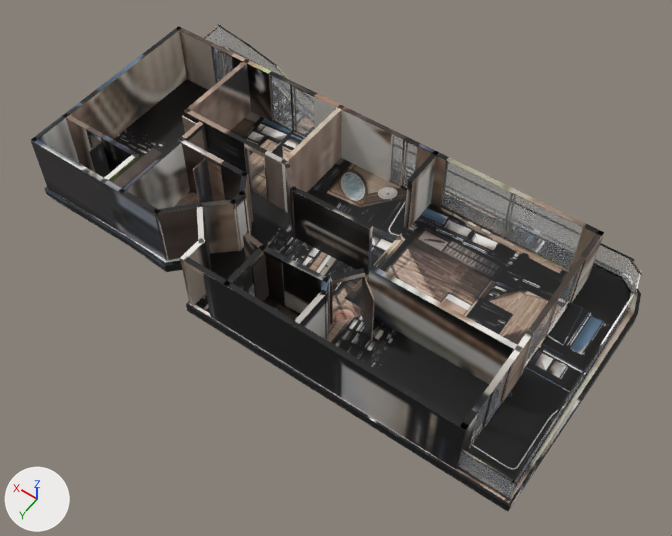
One commit to the glTF model akasya-3d/kent-37/model.glb: the scene before it, then after it.
Both versions are drawn from a 50 mm lens placed at (-11.5, 16.2, 23.5), pointed at (-0.8, 1.2, -0.1). Lighting does not change. The marker at lower left points along +X, +Y and +Z. The first picture is the older version. Where no turn or scale is listed for an object, it has been applied to the vertices. Vertices at exactly the same position are counted once.
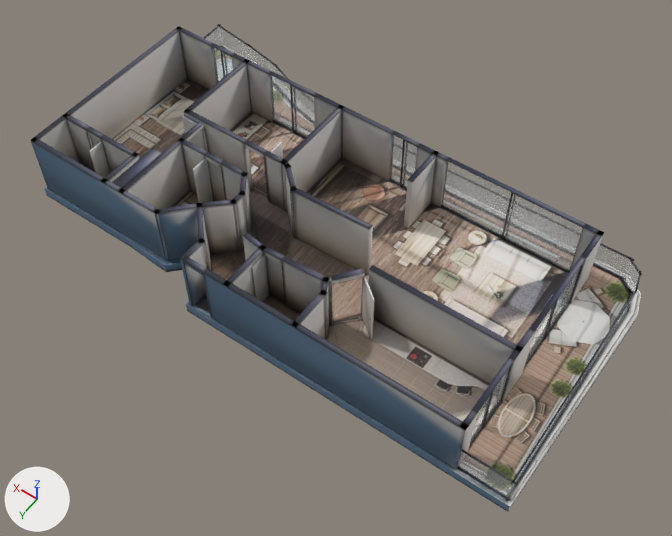
The change, as a list of edits to the scene's bpy script:
```text
Change mat_baked:
    where n3 = _N.new('ShaderNodeMapping'); n3.name = 'Mapping'
    n3.inputs[1].default_value: (0.00107, -12.11, 0.0) -> (0.00107, -14.97, 0.0)  # 'Location'
    n3.inputs[3].default_value: (15.97, 12.91, 1.0) -> (12.91, 15.97, 1.0)  # 'Scale'
Change me_mesh_0:
    used by ob_mesh_0; location = (-9.47, 5.18, -0.36)
    remove me_mesh_0.from_pydata(...)  # 3692 vertices, 6856 faces; spans x 0.0..18.8, y -10.3..0.0, z 0.0..2.6
    add me_mesh_0.from_pydata(...)  # 2766 vertices, 5004 faces; spans x 0.0..18.8, y -10.3..0.0, z 0.0..2.6
    me_mesh_0 part 1: 18 vertices moved within x 2.0..15.5, y -8.1..-0.1, z 0.0..0.4; 926 vertices removed from x 1.8..18.7, y -8.2..0.0, z 0.0..0.4
    me_mesh_0 part 2: 3685 kept faces spanning x 0.0..18.8, y -10.3..0.0, z 0.0..2.6 get new texture (UV) coordinates
```

Pixel boxes (x1, y1, x2, y2) of what changed, in the pictures (672 x 536 px):
'Mesh_0', surface changed
    both: (31, 24, 642, 512)
part 1 of me_mesh_0, reshaped
    before: (45, 36, 641, 511)
    after: (155, 64, 510, 500)
part 2 of me_mesh_0, surface changed
    both: (31, 24, 642, 510)
